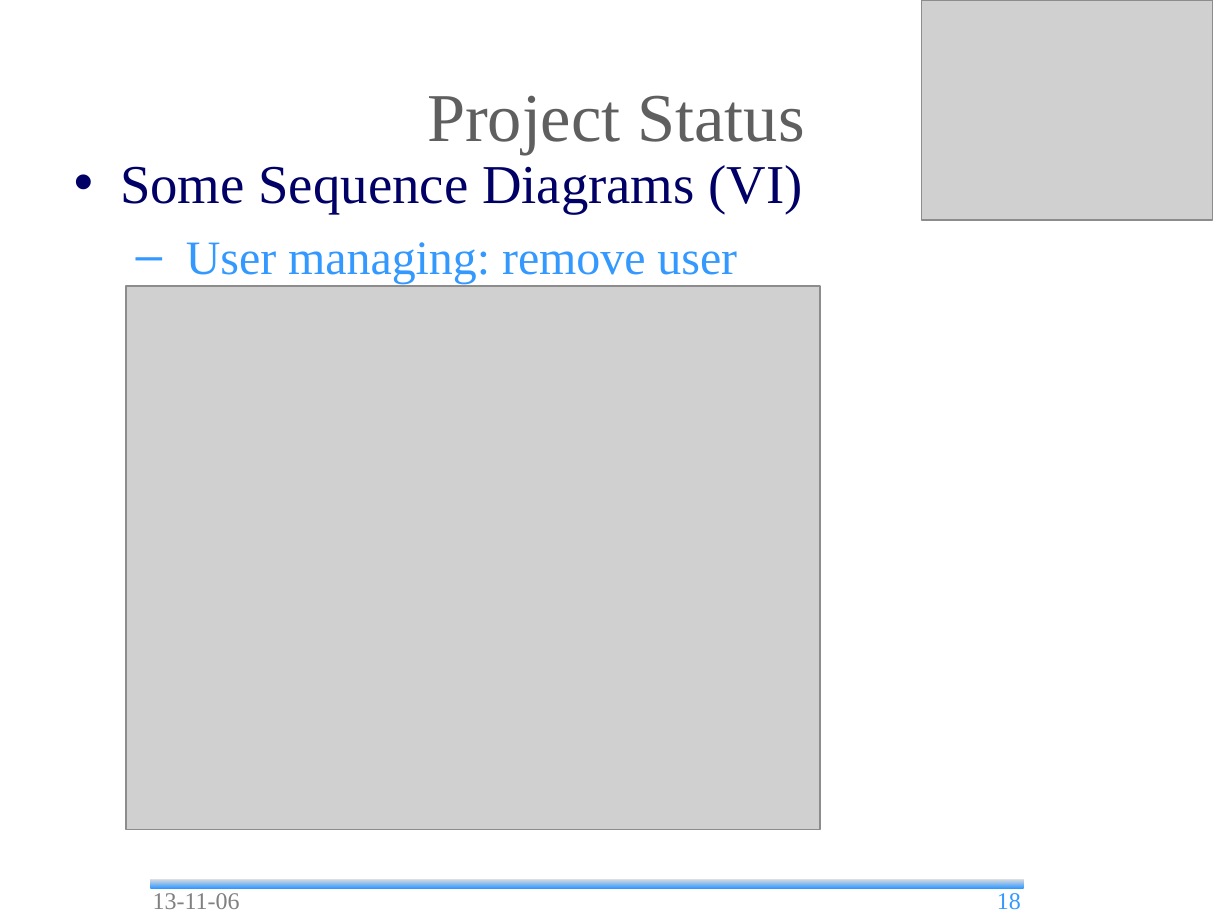
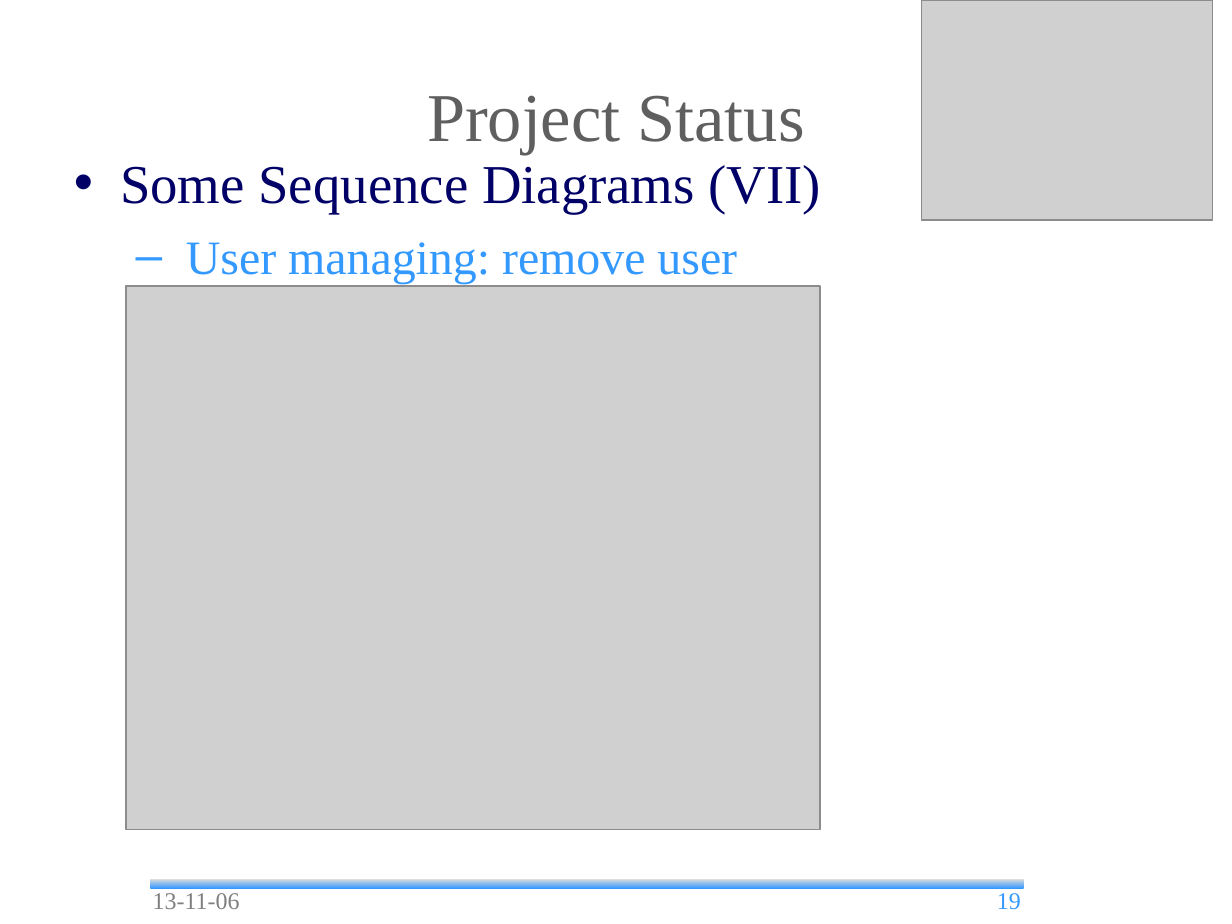
Before and after one commit to andrea-bottoli/DSD, a slide deck: slide 19 of Documentation/Presentation/13_45/Status_Report.odp (slide 18 before the commit). Drawn at 1232x924 pixels with LibreOffice and Linux fonts; fonts in the diff are those of the drawing; grey boxes stand for pictures; background and template pictures are left out. Boxes give left, top, right and bottom in pixels: in the first picture for what was removed or moved away, otherwise in the second. Text is boxed around its words. In the diff, an @@ line names an element or a change of style, - is before the commit and + after.

Commit message:
Updated Status Report

```diff
--- a/Documentation/Presentation/13_45/Status_Report.odp
+++ b/Documentation/Presentation/13_45/Status_Report.odp
@@ text at <box>120,165,822,214</box>: text changed @@
-• Some Sequence Diagrams (VI)
+• Some Sequence Diagrams (VII)
@@ page number at <box>997,893,1021,910</box>: text changed @@
-18
+19
```
Also in this commit, not shown: 5 other slides changed, 1 slide added, 1 other file.
